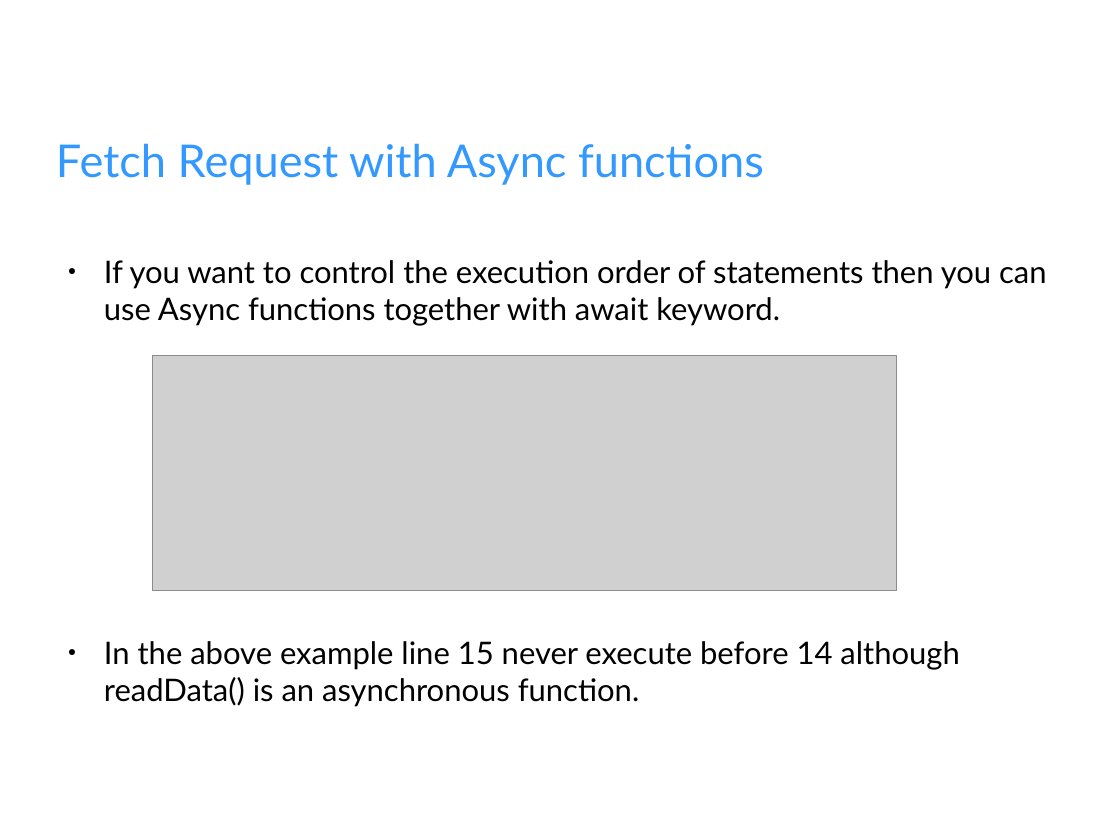
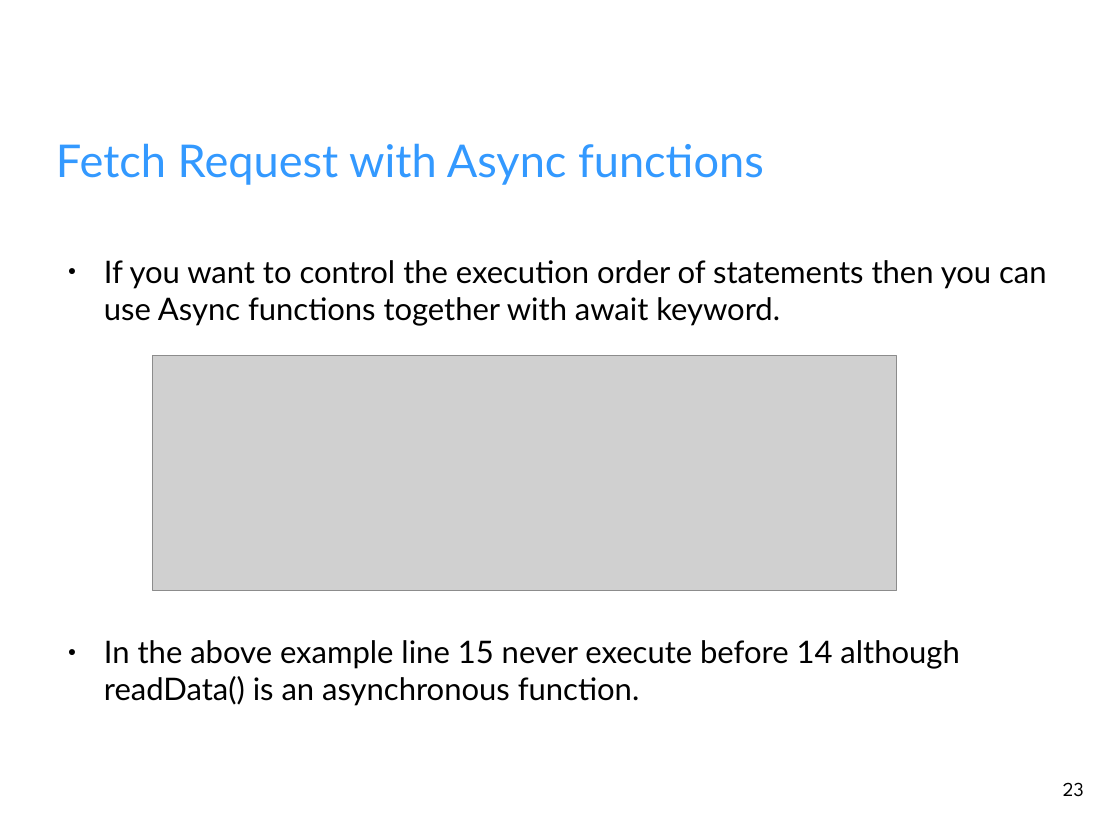
Before and after one commit to fahimahmadi1985/AllMaterial, a slide deck: slide 23 of Browser/Presentations/Fetch.odp. Drawn at 1120x840 pixels with LibreOffice and Linux fonts; fonts in the diff are those of the drawing; grey boxes stand for pictures; background and template pictures are left out. Boxes give left, top, right and bottom in pixels: in the first picture for what was removed or moved away, otherwise in the second. Text is boxed around its words. In the diff, an @@ line names an element or a change of style, - is before the commit and + after.

```diff
--- a/Browser/Presentations/Fetch.odp
+++ b/Browser/Presentations/Fetch.odp
@@ page number added at [1063, 782, 1084, 797], 14 pt, text #000000 @@
+23
```
Also in this commit, not shown: 22 other slides changed, 20 slides added, 1 slide removed, 10 other files.
